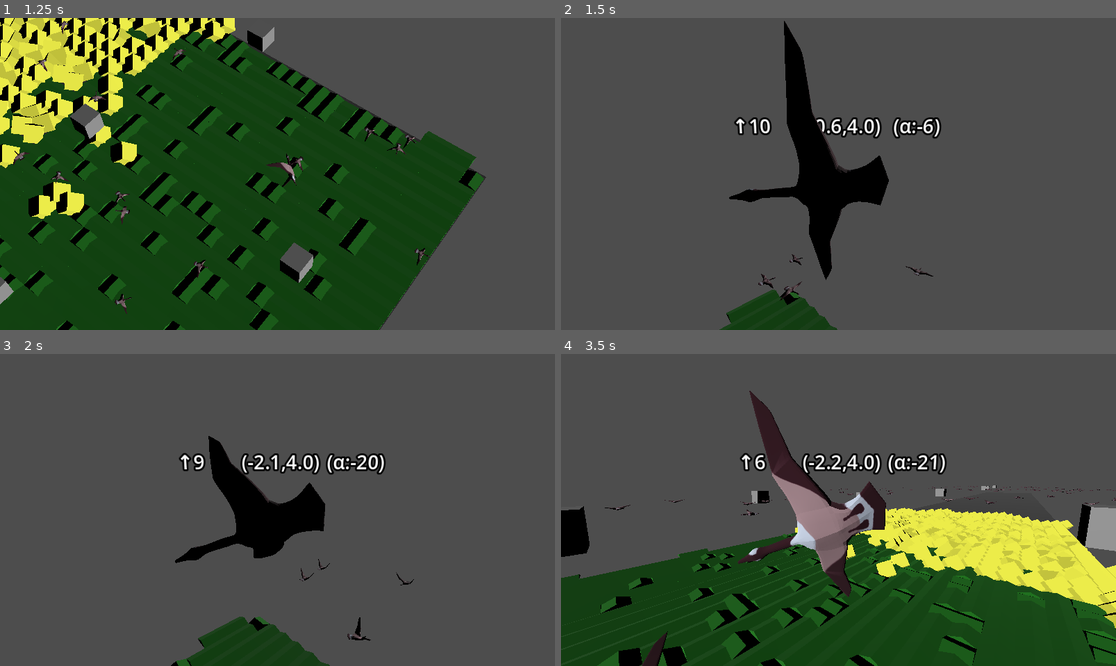
Above: before the commit, frames 1-4 (two rows, left to right).
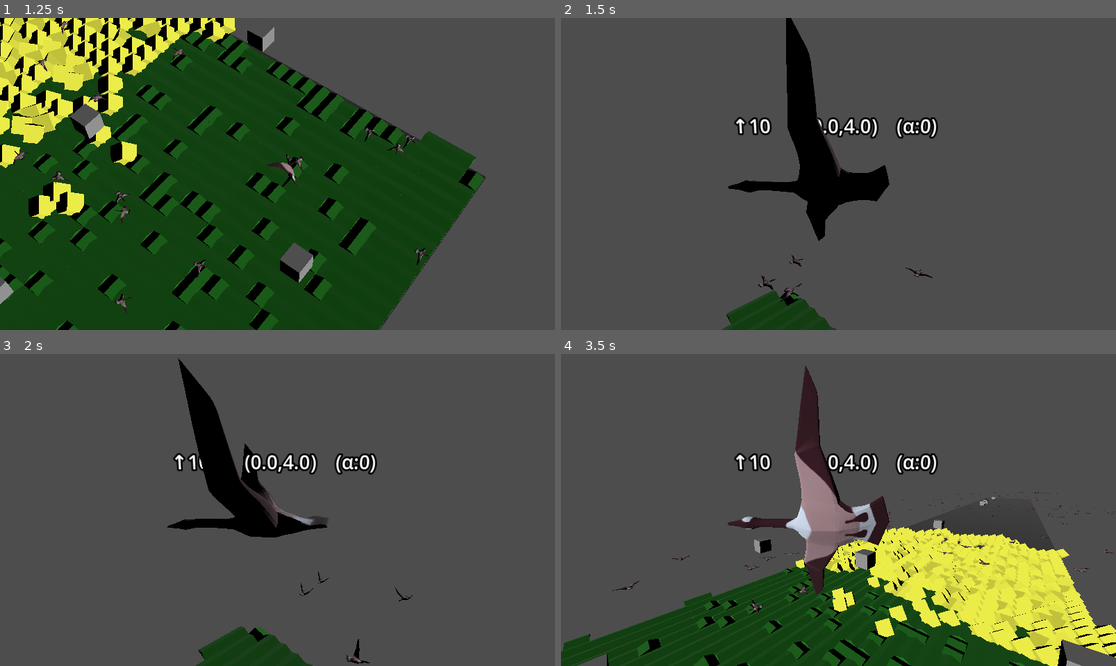
Above: after the commit, the same moments.

Repository: flatweb/gwj90Murat
Game: Godot game, scene res://game.tscn
The game is run twice, just before and just after one commit, with the same random seed, the same clock (stepped at 60 frames per second) and the same inputs.
Inputs (mouse positions are in pixels of both pictures, inside the frame that each line leads up to):
- Up to frame 1 (1.25 s): move the mouse to (399, 158) at 0.52 s; hold Right (droite) from 0.53 s (still down); tap Z (attente) at 0.6 s; click (399, 158) at 0.67 s
- Up to frame 2 (1.5 s): move the mouse to (727, 189) at 1.27 s; release Right (droite) at 1.28 s; hold Down (bas, bound only before the commit) from 1.28 s (still down); tap C (camera) at 1.35 s
- Up to frame 3 (2 s): keep holding Down (bas, bound only before the commit)
- Up to frame 4 (3.5 s): move the mouse to (894, 441) at 2.02 s; release Down (bas, bound only before the commit) at 2.03 s; hold Space (decolle) 2.03-2.78 s; hold Right (droite) from 2.03 s (still down); move the mouse to (810, 572) at 2.77 s; tap Z (attente) at 2.85 s; click (810, 572) at 2.92 s

Frame 1 is identical in both runs. In frame 2, 3.0% of the frame differs, in the area x 28-69%, y 0-100%; in frame 3, 6.3%; in frame 4, 33%, in the area x 0-100%, y 3-100%.

Commit message:
Remplacement de "bas" par "descend", ajout de "monte", inversion des touches haut/bas

Diff:
--- a/oiseau.gd
+++ b/oiseau.gd
@@ -232,7 +232,7 @@
 
 func _physics_process(delta: float) -> void:
 	var vire = Input.get_axis("droite","gauche")
-	var pique = Input.is_action_pressed("bas")
+	var pique = Input.is_action_pressed("descend")
 	var mouvement :bool = false
 
 	if enaction and actionencours == action.ATTENTE \
--- a/project.godot
+++ b/project.godot
@@ -29,7 +29,7 @@
 , Object(InputEventKey,"resource_local_to_scene":false,"resource_name":"","device":-1,"window_id":0,"alt_pressed":false …(183 unchanged characters)…
 ]
 }
-bas={
+monte={
 "deadzone": 0.2,
 "events": [Object(InputEventKey,"resource_local_to_scene":false,"resource_name":"","device":-1,"window_id":0,"alt_press …(195 unchanged characters)…
 , Object(InputEventKey,"resource_local_to_scene":false,"resource_name":"","device":-1,"window_id":0,"alt_pressed":false …(183 unchanged characters)…
@@ -55,6 +55,12 @@
 "events": [Object(InputEventKey,"resource_local_to_scene":false,"resource_name":"","device":-1,"window_id":0,"alt_press …(191 unchanged characters)…
 ]
 }
+descend={
+"deadzone": 0.2,
+"events": [Object(InputEventKey,"resource_local_to_scene":false,"resource_name":"","device":-1,"window_id":0,"alt_pressed":false,"shift_pressed":false,"ctrl_pressed":false,"meta_pressed":false,"pressed":false,"keycode":0,"physical_keycode":4194320,"key_label":0,"unicode":0,"location":0,"echo":false,"script":null)
+, Object(InputEventKey,"resource_local_to_scene":false,"resource_name":"","device":-1,"window_id":0,"alt_pressed":false,"shift_pressed":false,"ctrl_pressed":false,"meta_pressed":false,"pressed":false,"keycode":0,"physical_keycode":87,"key_label":0,"unicode":122,"location":0,"echo":false,"script":null)
+]
+}
 
 [physics]
 
